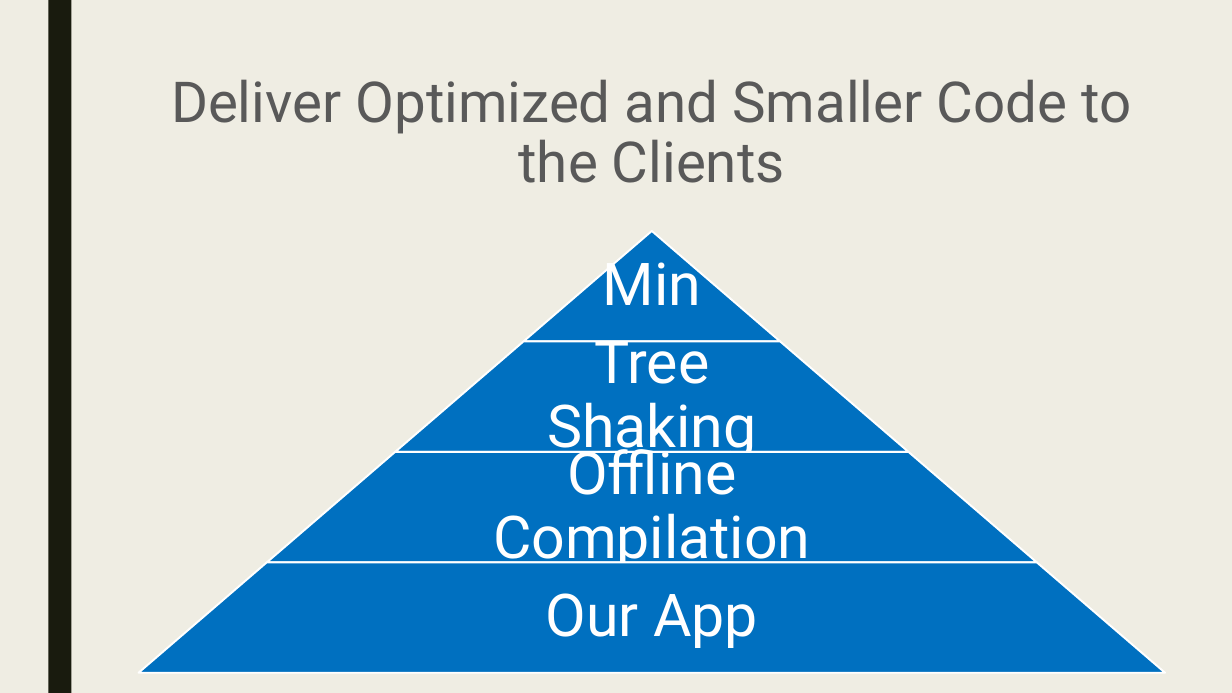
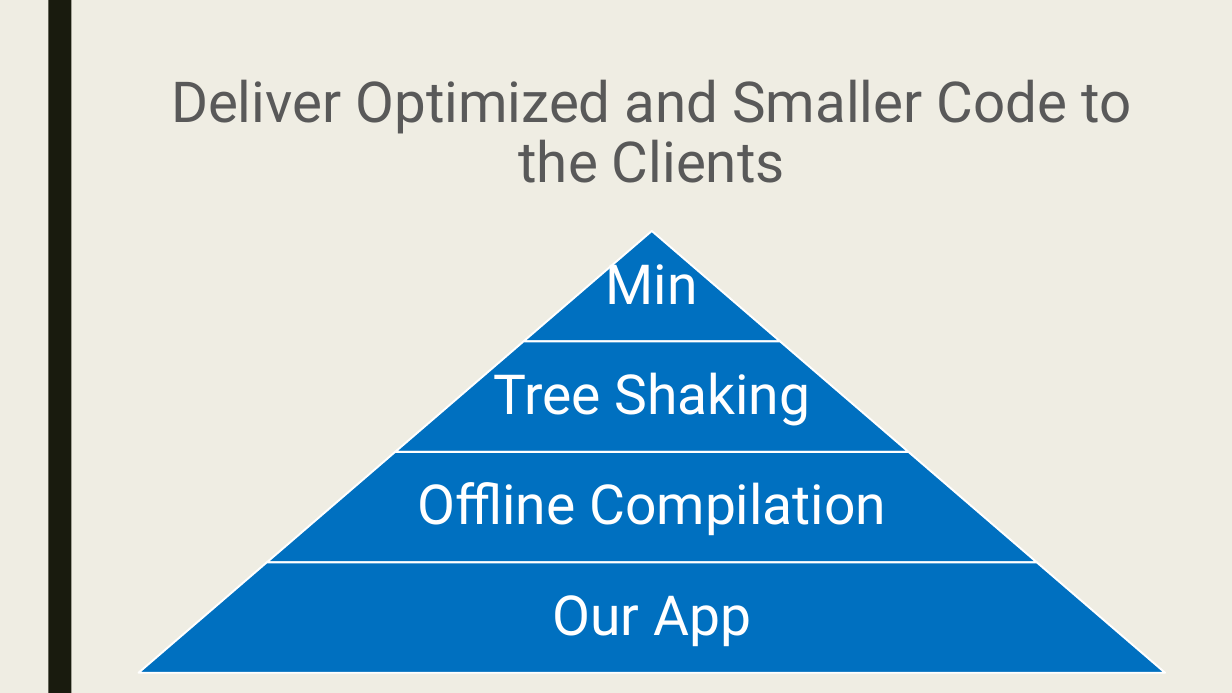
Before and after one commit to pkyurkchiev/mean-stack, a slide deck: slide 6 of presentations/angular2.pptx. Drawn at 1232x693 pixels with LibreOffice and Linux fonts; fonts in the diff are those of the drawing. Boxes give left, top, right and bottom in pixels: in the first picture for what was removed or moved away, otherwise in the second. Text is boxed around its words. In the diff, an @@ line names an element or a change of style, - is before the commit and + after.

```diff
--- a/presentations/angular2.pptx
+++ b/presentations/angular2.pptx
@@ size 46 to 43 pt; less space between paragraphs in 4 elements at (x1=606, y1=253, x2=698, y2=304), (x1=493, y1=364, x2=811, y2=426), (x1=418, y1=482, x2=886, y2=536), (x1=553, y1=595, x2=751, y2=647) @@
```
Also in this commit, not shown: 3 other slides changed, 2 slides added, 2 other files.
